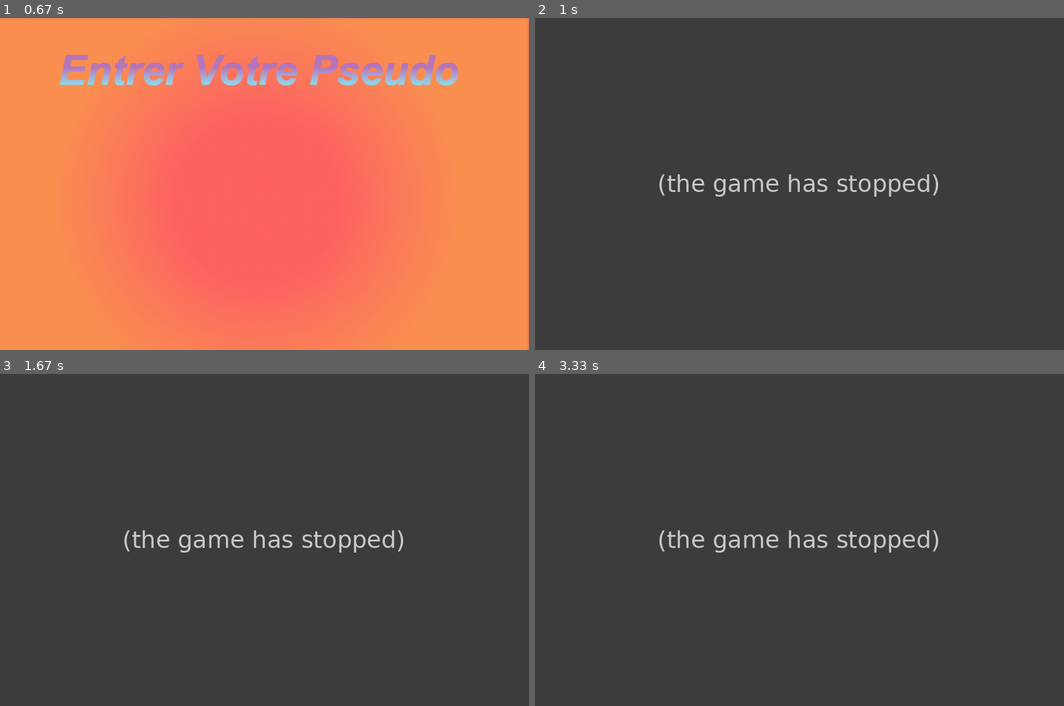
Above: before the commit, frames 1-4 (two rows, left to right).
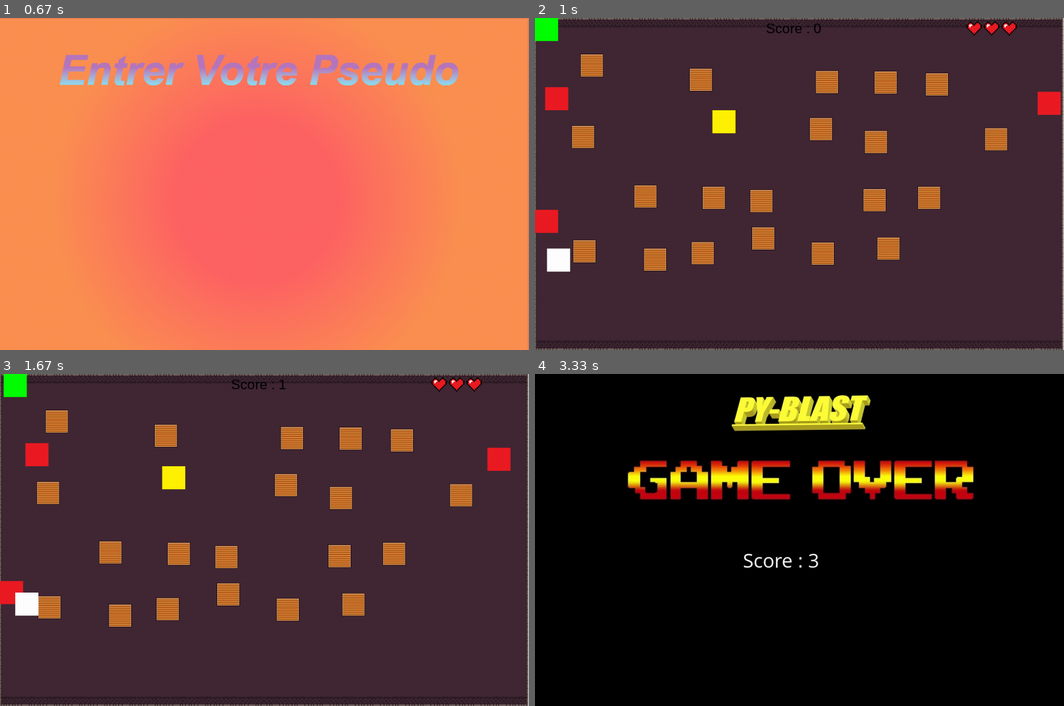
Above: after the commit, the same moments.

Repository: matthieurobert/Projet-ISN
Game: pygame game, started from test_bot.py
Same seed, same stepped clock (60 frames per second), same inputs: the game is played once before the commit and once after it.
Inputs (mouse positions are in pixels of both pictures, inside the frame that each line leads up to):
- Up to frame 1 (0.67 s): click (253, 197) at 0.38 s
- Up to frame 2 (1 s): tap Enter at 0.67 s
- Up to frame 3 (1.67 s): hold Right 1-1.47 s; hold Up from 1.55 s (still down); hold W from 1.55 s (still down)
- Up to frame 4 (3.33 s): tap V at 1.7, 3.1 s; release Up at 1.85 s; release W at 1.85 s; hold Right 1.88-2.35 s; hold D 1.88-2.35 s; hold Left 2.38-2.92 s; hold A 2.38-2.92 s; hold Down 2.95-3.25 s; hold S 2.95-3.25 s

Frame 1 is identical in both runs. In frame 2, 14% of the frame differs, in the area x 0-100%, y 0-100%; in frame 3, 14%; in frame 4, 100%.
Error before the commit: NameError: name 'apper_haut' is not defined (test_bot.py line 39); the game stopped at 0.72 s (later frames are placeholders)

Commit message:
SA MARCHE §§§§§§!!!!!!

Diff:
--- a/test_bot.py
+++ b/test_bot.py
@@ -36,8 +36,8 @@
 epper_dr = pygame.image.load("partie_lilian\eper_droite.png").convert()
 epper_ga = pygame.image.load("partie_lilian\eper_gauche.png").convert()
 
-epper_haut = apper_haut.get_rect()
-epper_bas = apper_ba.get_rect()
+epper_haut = epper_ha.get_rect()
+epper_bas = epper_ba.get_rect()
 epper_droite = epper_dr.get_rect()
 epper_gauche = epper_ga.get_rect()
 
@@ -328,22 +328,22 @@
                     pygame.display.flip()
 
                 if event.key == K_UP:
-                    fenetre.blit(epper_haut,((position_perso[0]+5),(position_perso[1]-65)))
+                    fenetre.blit(epper_ha,((position_perso[0]+5),(position_perso[1]-65)))
                     pygame.display.flip()
                     pygame.display.flip()
 
                 if event.key == K_DOWN:
-                    fenetre.blit(epper_bas,((position_perso[0]+5),(position_perso[1]+50)))
+                    fenetre.blit(epper_ba,((position_perso[0]+5),(position_perso[1]+50)))
                     pygame.display.flip()
                     pygame.display.flip()
 
                 if event.key == K_RIGHT:
-                    fenetre.blit(epper_droite,((position_perso[0]+50),(position_perso[1]+5)))
+                    fenetre.blit(epper_dr,((position_perso[0]+50),(position_perso[1]+5)))
                     pygame.display.flip()
                     pygame.display.flip()
 
                 if event.key == K_LEFT:
-                    fenetre.blit(epper_gauche,((position_perso[0]-65),(position_perso[1]+5)))
+                    fenetre.blit(epper_ga,((position_perso[0]-65),(position_perso[1]+5)))
                     pygame.display.flip()
                     pygame.display.flip()
 
